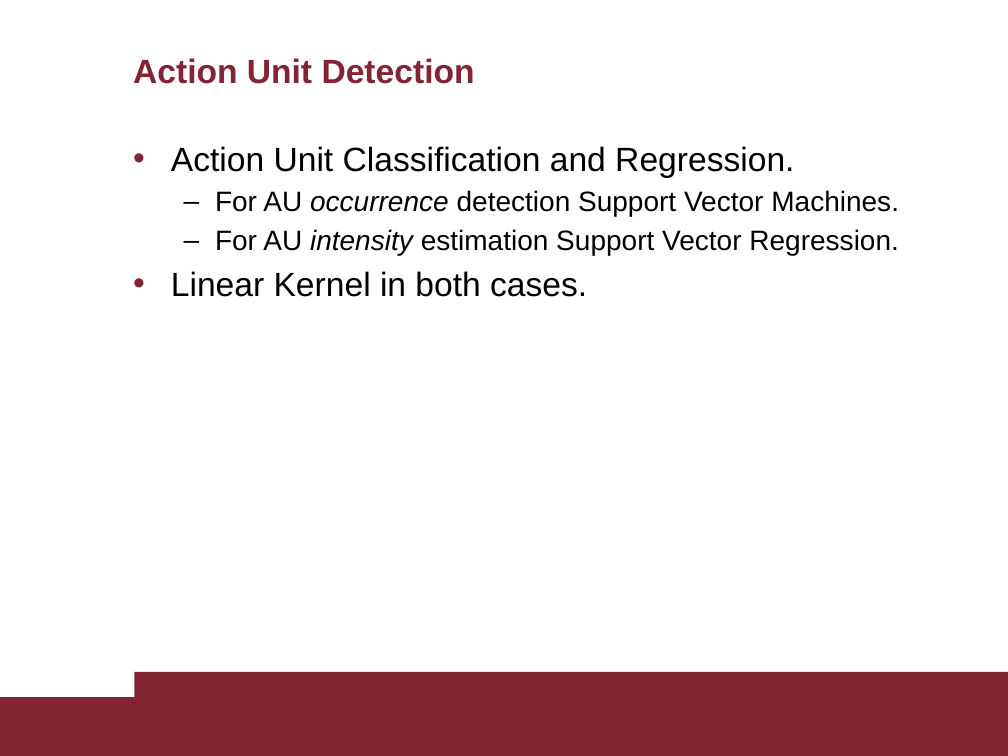
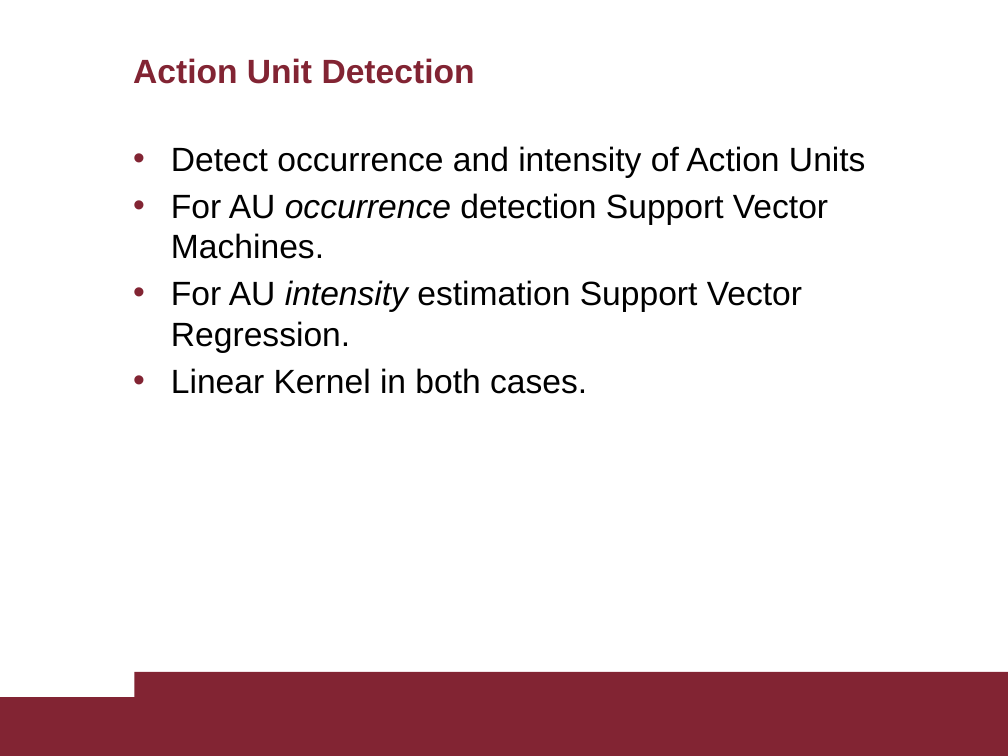
Before and after one commit to AscaL/thesis, a slide deck: slide 14 of Tesi Emanuele Orfanelli 1383726.pptx. Drawn at 1008x756 pixels with LibreOffice and Linux fonts; fonts in the diff are those of the drawing. Boxes give left, top, right and bottom in pixels: in the first picture for what was removed or moved away, otherwise in the second. Text is boxed around its words. In the diff, an @@ line names an element or a change of style, - is before the commit and + after.

```diff
--- a/Tesi Emanuele Orfanelli 1383726.pptx
+++ b/Tesi Emanuele Orfanelli 1383726.pptx
@@ text at <box>171,146,866,178</box>: text changed @@
-• Action Unit Classification and Regression.
+• Detect occurrence and intensity of Action Units
@@ text at <box>171,193,828,353</box>: size 20 to 24 pt in "For AU occurrence detection Support Vector Machines.", "For AU intensity estimation Support Vector Regression."; bullet – to •; list level 2 to 1 in "For AU occurrence detection Support ..."; list level 2 to 1 in "For AU intensity estimation Support ..." @@
```
Also in this commit, not shown: 23 other slides changed, 4 other files.
